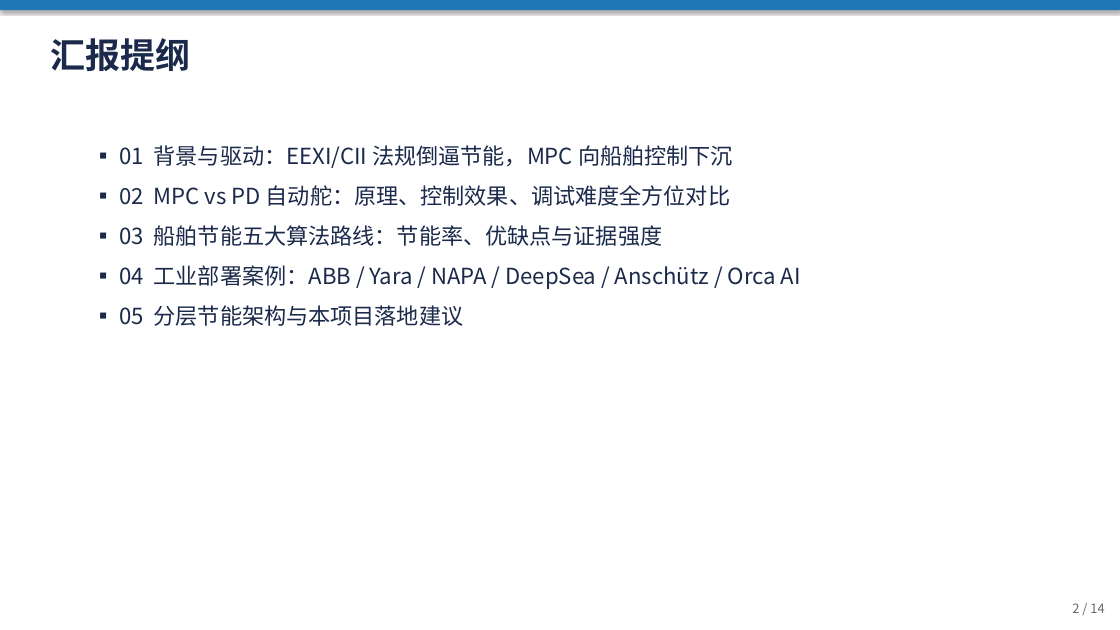
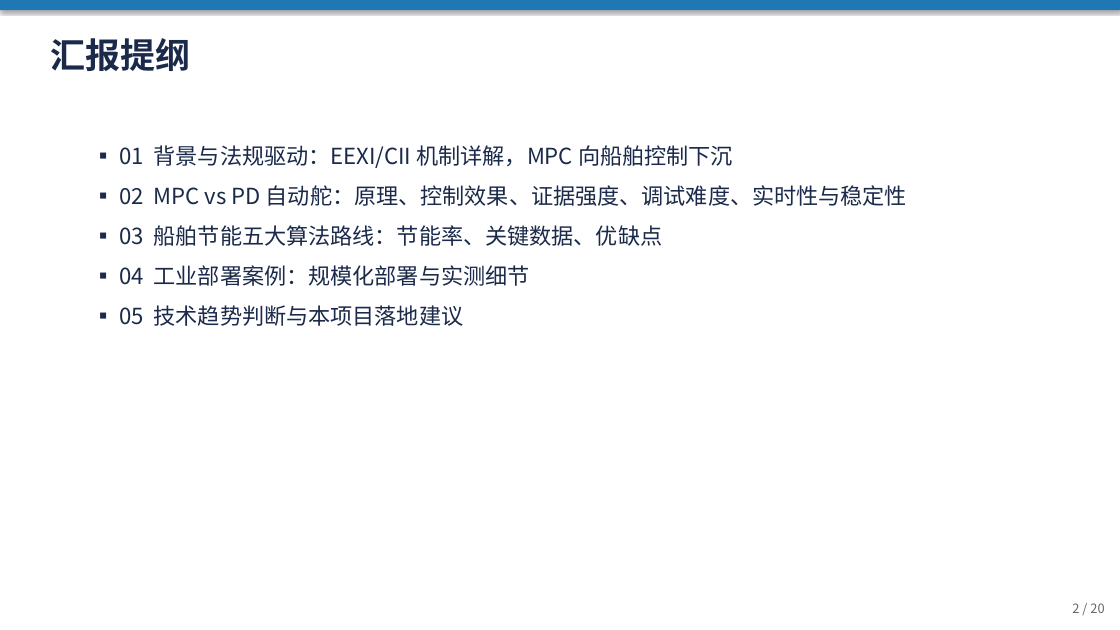
Before and after one commit to jimaka/auto_rudder, a slide deck: slide 2 of docs/ship_energy_research/船舶控制与节能算法调研汇报.pptx. Drawn at 1120x630 pixels with LibreOffice and Linux fonts; fonts in the diff are those of the drawing. Boxes give left, top, right and bottom in pixels: in the first picture for what was removed or moved away, otherwise in the second. Text is boxed around its words. In the diff, an @@ line names an element or a change of style, - is before the commit and + after.

```diff
--- a/docs/ship_energy_research/船舶控制与节能算法调研汇报.pptx
+++ b/docs/ship_energy_research/船舶控制与节能算法调研汇报.pptx
@@ text at bbox=[119, 145, 907, 326]: text changed @@
-▪ 01 背景与驱动：EEXI/CII 法规倒逼节能，MPC 向船舶控制下沉
-▪ 02 MPC vs PD 自动舵：原理、控制效果、调试难度全方位对比
-▪ 03 船舶节能五大算法路线：节能率、优缺点与证据强度
-▪ 04 工业部署案例：ABB / Yara / NAPA / DeepSea / Anschütz / Orca AI
-▪ 05 分层节能架构与本项目落地建议
+▪ 01 背景与法规驱动：EEXI/CII 机制详解，MPC 向船舶控制下沉
+▪ 02 MPC vs PD 自动舵：原理、控制效果、证据强度、调试难度、实时性与稳定性
+▪ 03 船舶节能五大算法路线：节能率、关键数据、优缺点
+▪ 04 工业部署案例：规模化部署与实测细节
+▪ 05 技术趋势判断与本项目落地建议
@@ text at bbox=[1072, 603, 1104, 613]: text changed @@
-2 / 14
+2 / 20
```
Also in this commit, not shown: 11 other slides changed, 6 slides added, 2 other files.
